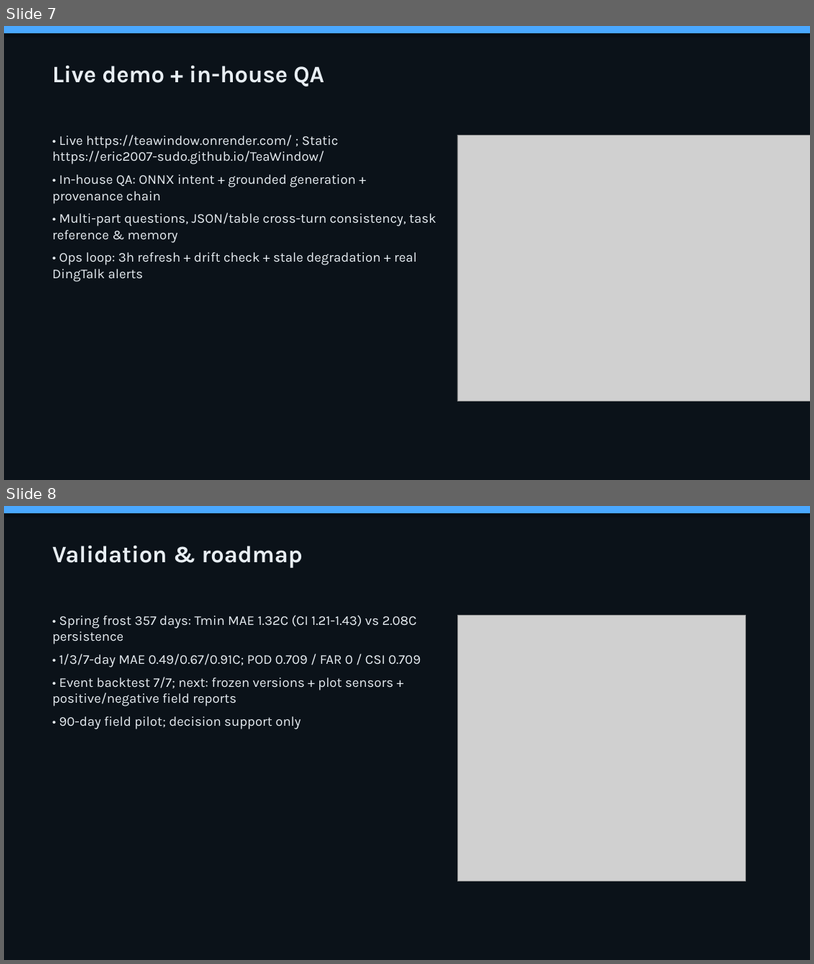
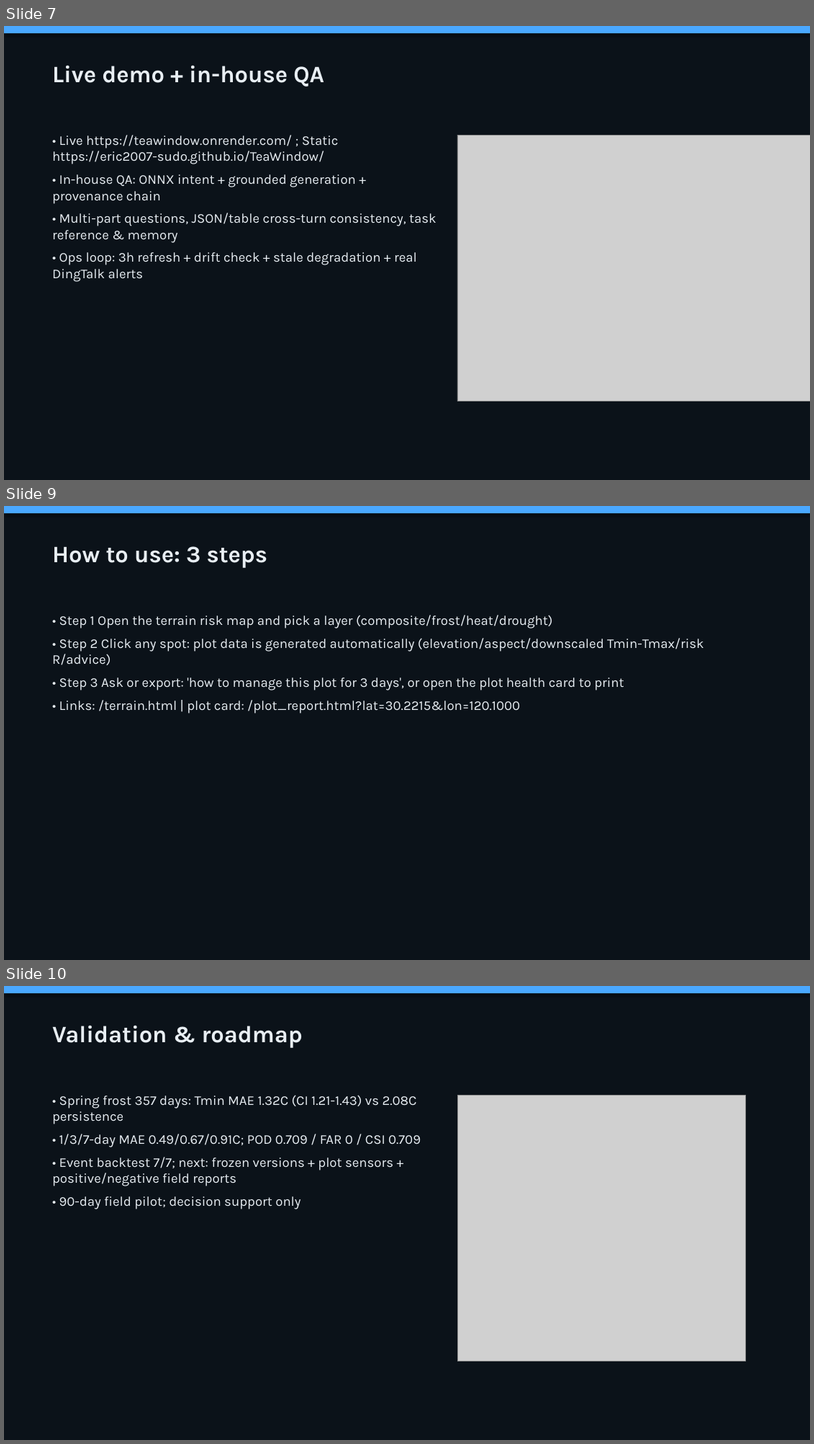
Before and after one commit to Eric2007-sudo/TeaWindow, a slide deck: submit/TeaWindow_Pitch_EN.pptx. Shown one above the other, each under a label of ours: slides 7 and 8 before the commit, slides 7, 9 and 10 after it; the slides between them are not shown. The pictures are 814x964 and 814x1444 pixels, drawn with LibreOffice and Linux fonts; fonts in the diff are those of the drawing; grey boxes stand for pictures. Boxes give left, top, right and bottom in pixels: in the first picture for what was removed or moved away, otherwise in the second. Text is boxed around its words. In the diff, an @@ line names an element or a change of style, - is before the commit and + after.

Commit message:
deck/video: add plot-level features + 3-step usage (12 slides, 60s video); update community post & checklist; refresh bundle

```diff
--- a/submit/TeaWindow_Pitch_EN.pptx
+++ b/submit/TeaWindow_Pitch_EN.pptx
@@ slide 9 added at (x1=4, y1=506, x2=810, y2=960), background #FFFFFF @@
@@ rectangle added at (x1=4, y1=506, x2=810, y2=960), fill #0B1219 @@
@@ rectangle added at (x1=4, y1=506, x2=810, y2=513), fill #4AA8FF @@
@@ text added at (x1=52, y1=546, x2=268, y2=568), 28 pt, text #E8EEF3, bold @@
+How to use: 3 steps
@@ text added at (x1=52, y1=615, x2=704, y2=713), 16 pt, text #E8EEF3 @@
+• Step 1 Open the terrain risk map and pick a layer (composite/frost/heat/drought)
+• Step 2 Click any spot: plot data is generated automatically (elevation/aspect/downscaled Tmin-Tmax/risk R/advice)
+• Step 3 Ask or export: 'how to manage this plot for 3 days', or open the plot health card to print
+• Links: /terrain.html | plot card: /plot_report.html?lat=30.2215&lon=120.1000
@@ what was slide 8 is now slide 10 @@
```
Also in this commit, not shown: 1 other slide added, 11 other files.
